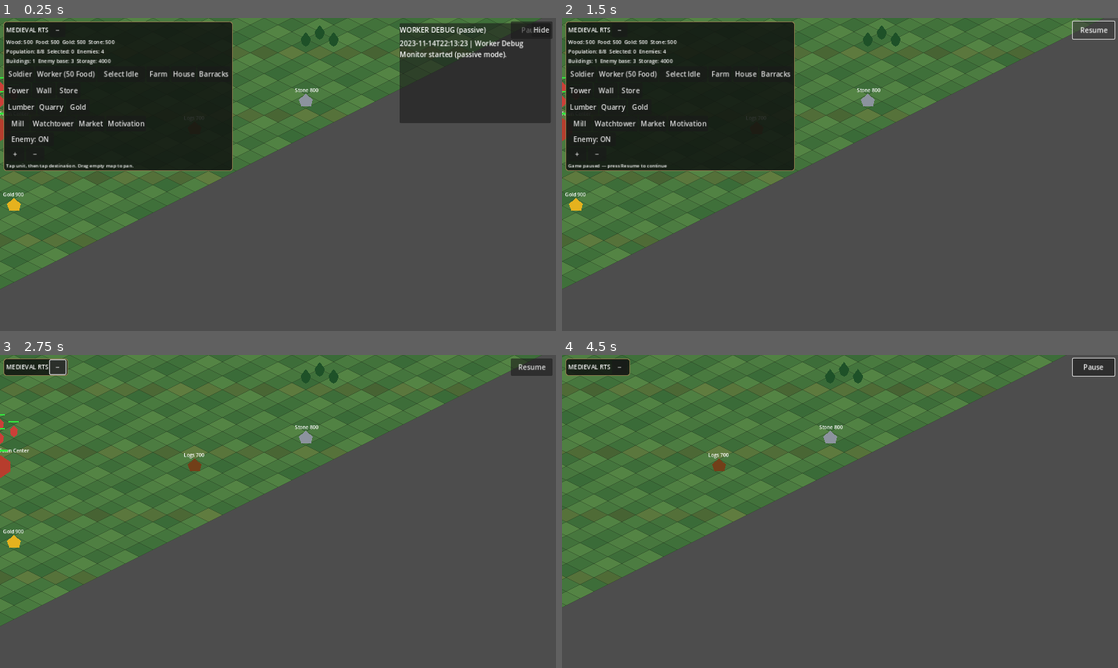
Above: before the commit, frames 1-4 (two rows, left to right).
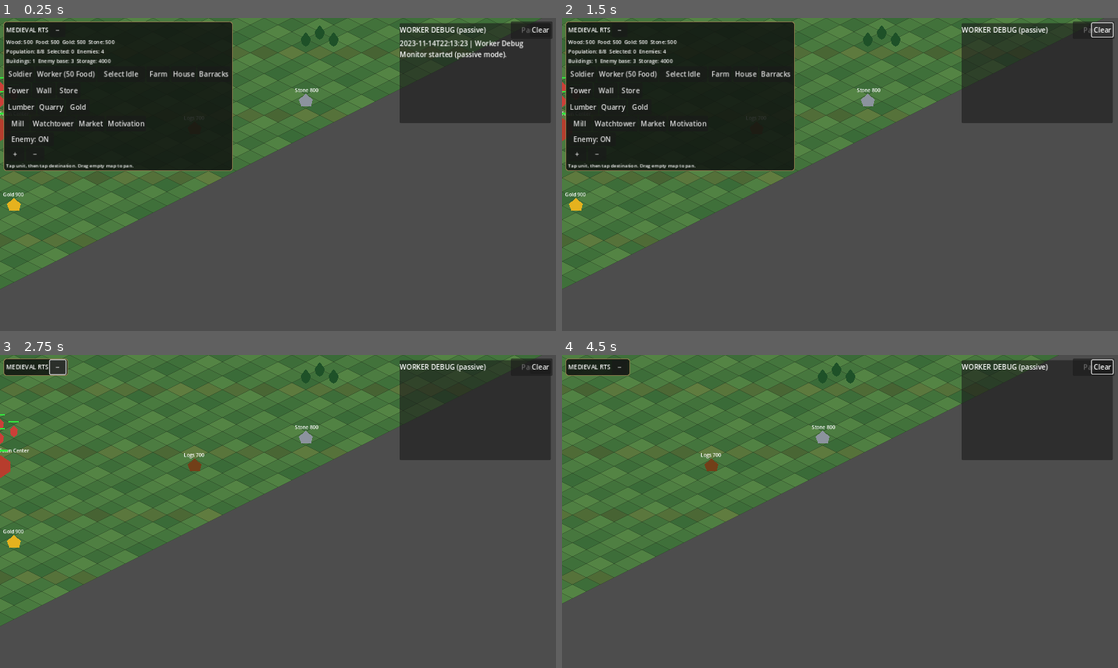
Above: after the commit, the same moments.

Repository: noub1234567-cmd/Medieval-RTS-Test
Game: Godot game, scene res://scenes/main.tscn
The game is run twice, just before and just after one commit, with the same random seed, the same clock (stepped at 60 frames per second) and the same inputs.
Inputs (mouse positions are in pixels of both pictures, inside the frame that each line leads up to):
- Up to frame 1 (0.25 s): no input
- Up to frame 2 (1.5 s): click (1101, 30) at 0.5 s, where only the run before the commit has a clickable "Hide"; click (1101, 30) at 1.25 s, where only the run after the commit has a clickable "Clear"
- Up to frame 3 (2.75 s): click "−" at 2 s
- Up to frame 4 (4.5 s): click "Resume" (after the commit: "Pause") at 2.75 s; click "Pause" at 3.5 s; tap Enter at 4.25 s; move the mouse to (962, 495) at 4.27 s; hold D from 4.28 s (still down); click (962, 495) at 4.42 s

The runs differ from the first frame. In frame 1, less than 0.1% of the frame differs, in the area x 95-99%, y 2-5%; in frame 2, 8.7%; in frame 3, 8.4%; in frame 4, 14%, in the area x 0-100%, y 0-81%.

Commit message:
Make debug report panel clearable

Diff:
--- a/scripts/worker_debug_monitor.gd
+++ b/scripts/worker_debug_monitor.gd
@@ -132,8 +132,8 @@
 	title.size_flags_horizontal = Control.SIZE_EXPAND_FILL
 	header.add_child(title)
 	var hide_button := Button.new()
-	hide_button.text = "Hide"
-	hide_button.pressed.connect(func(): panel.visible = not panel.visible)
+	hide_button.text = "Clear"
+	hide_button.pressed.connect(func(): report_lines.clear(); report_label.text = "")
 	header.add_child(hide_button)
 	var scroll := ScrollContainer.new()
 	scroll.size_flags_vertical = Control.SIZE_EXPAND_FILL
